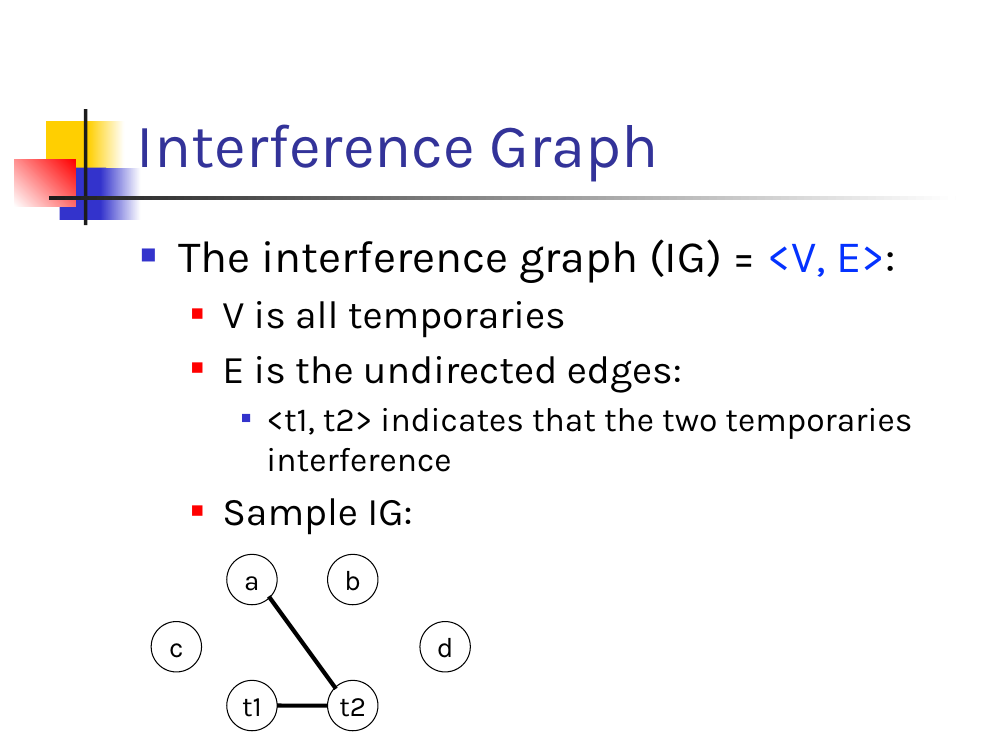
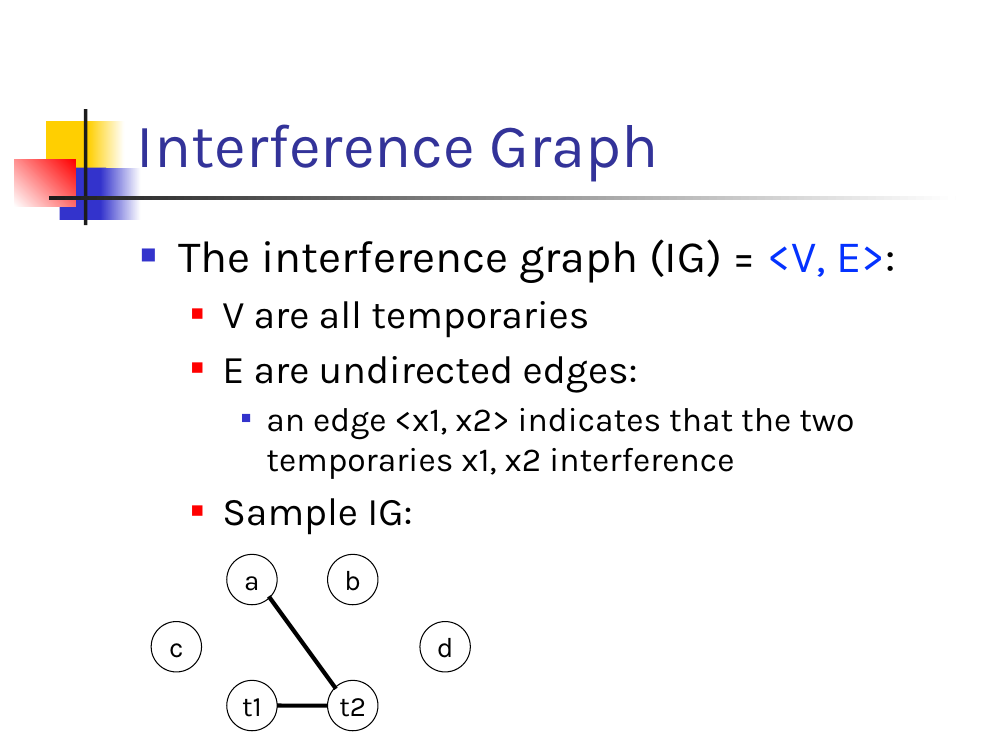
Before and after one commit to csslab-ustc/csslab-ustc.github.io, a slide deck: slide 14 of courses/compiler/slides/lec18-reg-alloc-gc.pptx. Drawn at 1008x756 pixels with LibreOffice and Linux fonts; fonts in the diff are those of the drawing. Boxes give left, top, right and bottom in pixels: in the first picture for what was removed or moved away, otherwise in the second. Text is boxed around its words. In the diff, an @@ line names an element or a change of style, - is before the commit and + after.

```diff
--- a/courses/compiler/slides/lec18-reg-alloc-gc.pptx
+++ b/courses/compiler/slides/lec18-reg-alloc-gc.pptx
@@ text at bbox=[222, 301, 854, 479]: text changed @@
-  ■ V is all temporaries
-  ■ E is the undirected edges:
-    ■ <t1, t2> indicates that the two temporaries interference
+  ■ V are all temporaries
+  ■ E are undirected edges:
+    ■ an edge <x1, x2> indicates that the two temporaries x1, x2 interference
```
Also in this commit, not shown: 19 other slides changed, 15 slides added, 28 other files.
